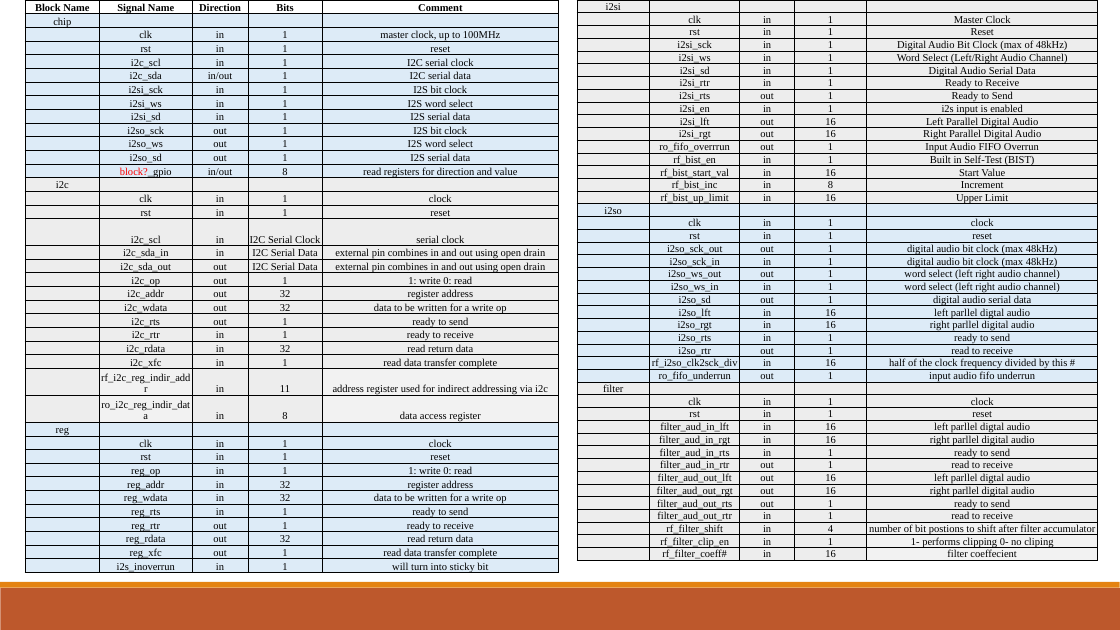
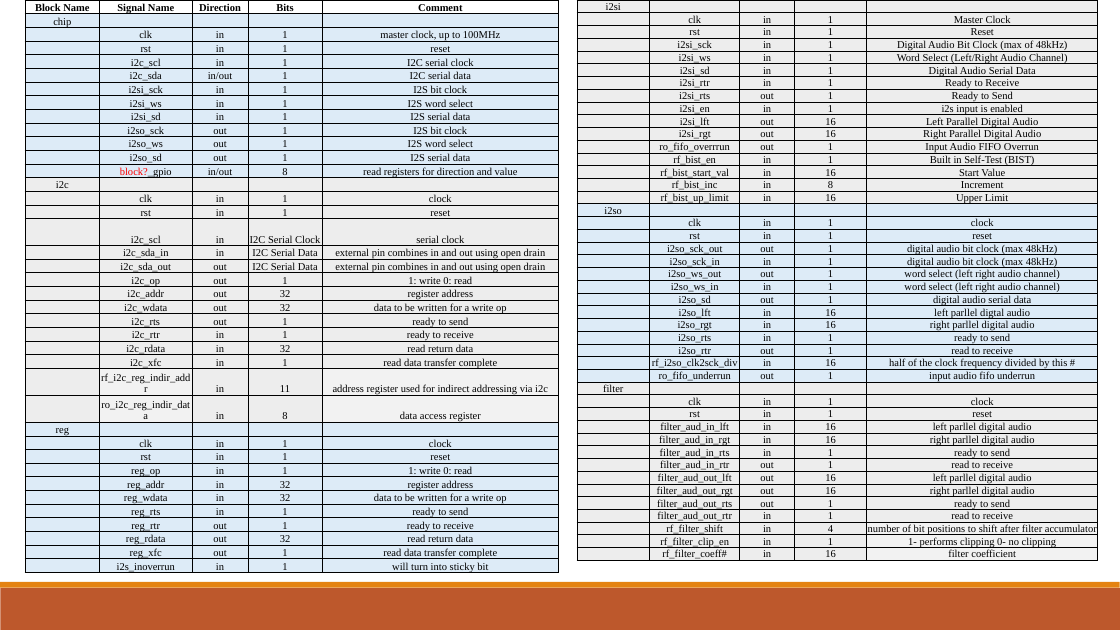
Before and after one commit to SeniorProject-2016/Chip-Design, a slide deck: slide 5 of proj_asic/docs/Senior Project PDR.pptx. Drawn at 1120x630 pixels with LibreOffice and Linux fonts; fonts in the diff are those of the drawing. Boxes give left, top, right and bottom in pixels: in the first picture for what was removed or moved away, otherwise in the second. Text is boxed around its words. In the diff, an @@ line names an element or a change of style, - is before the commit and + after.

```diff
--- a/proj_asic/docs/Senior Project PDR.pptx
+++ b/proj_asic/docs/Senior Project PDR.pptx
@@ table at box(577, 0, 1098, 573) @@
-row 34, column 5: left parllel digtal audio
+row 34, column 5: left parllel digital audio
-row 38, column 5: left parllel digtal audio
+row 38, column 5: left parllel digital audio
-row 42, column 5: number of bit postions to shift after filter accumulator
+row 42, column 5: number of bit positions to shift after filter accumulator
-row 43, column 5: 1- performs clipping 0- no cliping
+row 43, column 5: 1- performs clipping 0- no clipping
-row 44, column 5: filter coeffecient
+row 44, column 5: filter coefficient
```
Also in this commit, not shown: 2 other files.
